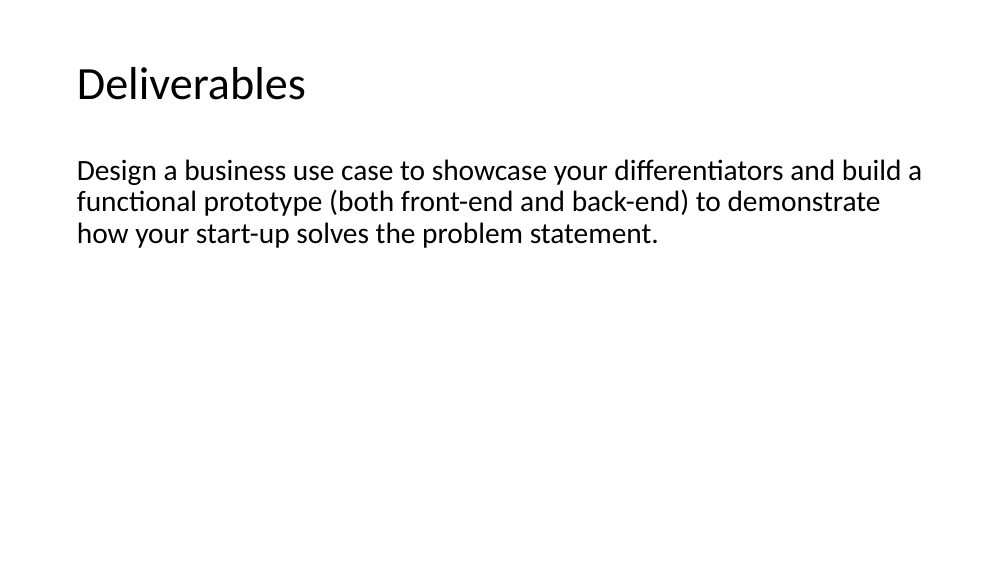
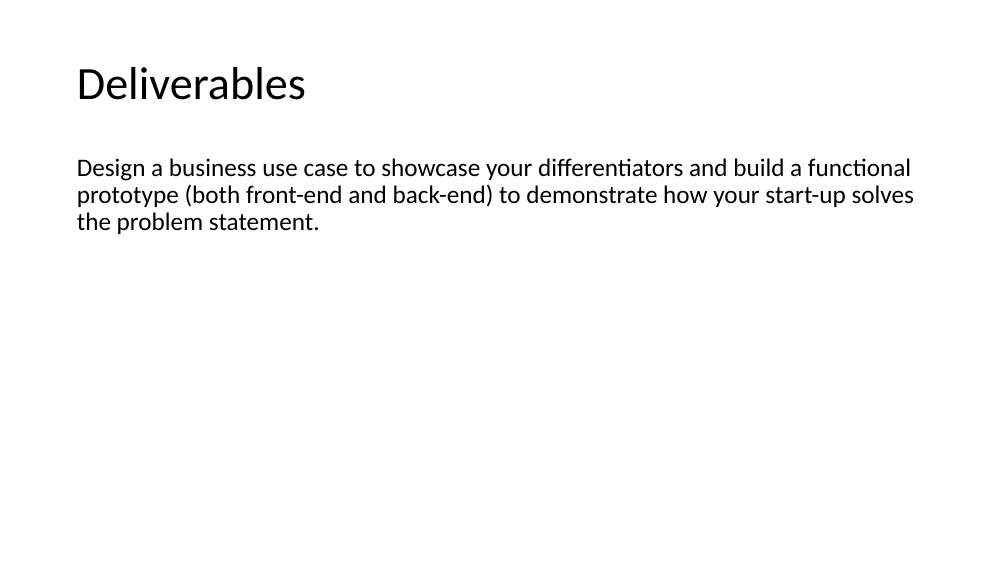
Before and after one commit to MeCode4Food/ACNAPI-code-challenge, a slide deck: slide 4 of ACNAPI Code Challenge.pptx. Drawn at 1008x567 pixels with LibreOffice and Linux fonts; fonts in the diff are those of the drawing. Boxes give left, top, right and bottom in pixels: in the first picture for what was removed or moved away, otherwise in the second. Text is boxed around its words. In the diff, an @@ line names an element or a change of style, - is before the commit and + after.

```diff
--- a/ACNAPI Code Challenge.pptx
+++ b/ACNAPI Code Challenge.pptx
@@ text "Design a business use case ..." at (77,158,914,234): size 28 to 24 pt @@
```
Also in this commit, not shown: 3 other slides changed, 1 other file.
